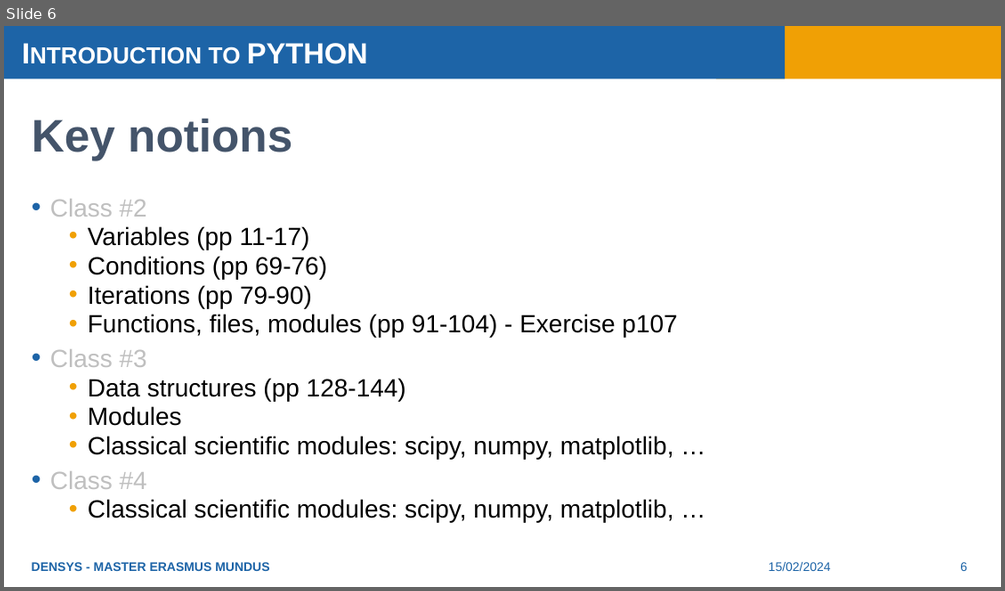
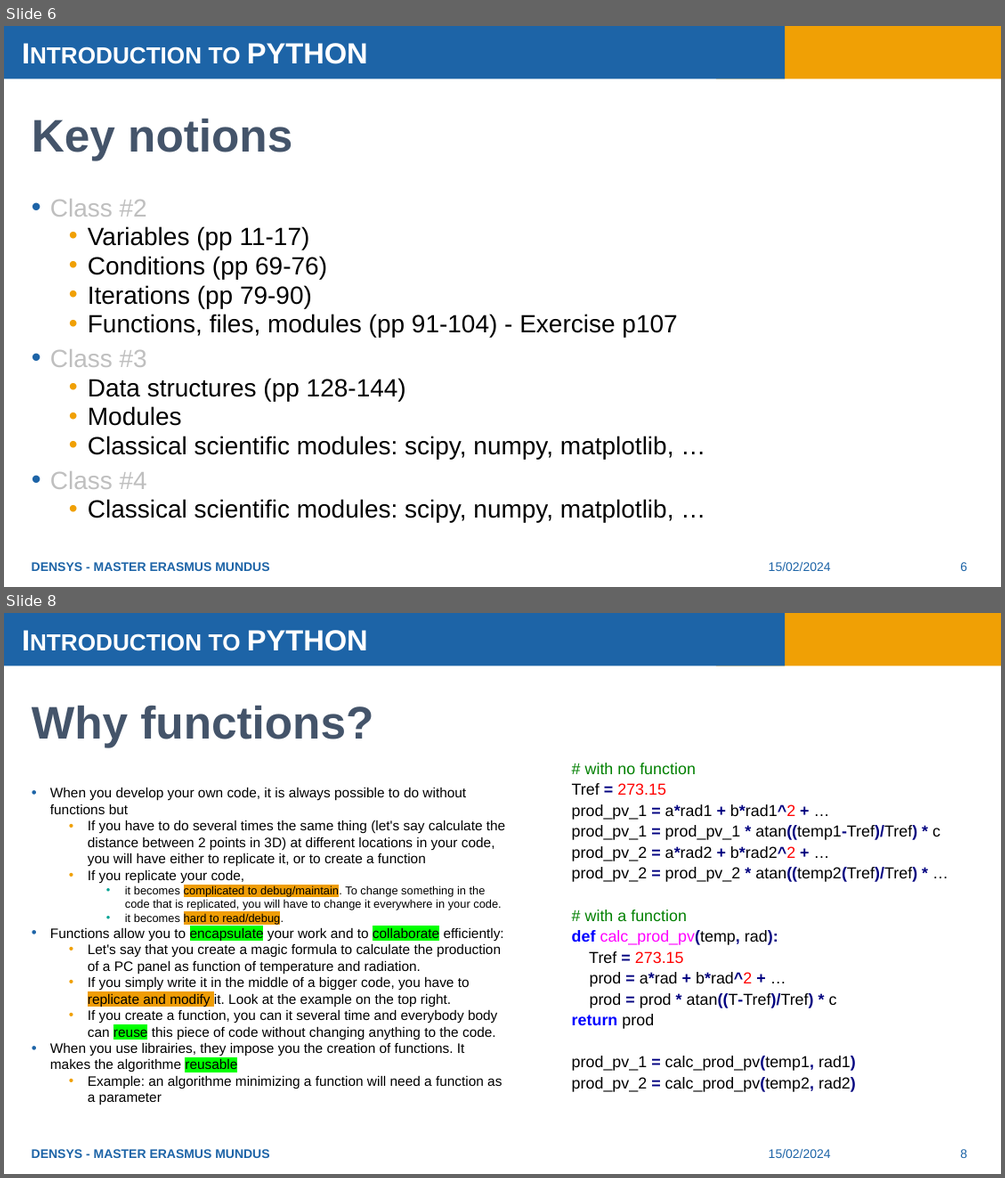
Before and after one commit to hdemaie/intro_python, a slide deck: Introduction to Python.pptx. Shown one above the other, each under a label of ours: slide 6 before the commit, slides 6 and 8 after it; the slides between them are not shown. The pictures are 1005x591 and 1005x1178 pixels, drawn with LibreOffice and Linux fonts; fonts in the diff are those of the drawing. Boxes give left, top, right and bottom in pixels: in the first picture for what was removed or moved away, otherwise in the second. Text is boxed around its words. In the diff, an @@ line names an element or a change of style, - is before the commit and + after.

```diff
--- a/Introduction to Python.pptx
+++ b/Introduction to Python.pptx
@@ slide 8 added at bbox=[4, 613, 1001, 1174], background #FFFFFF; not listed: 3 template elements that a slide beside it also shows @@
@@ title added at bbox=[32, 706, 373, 747], 44 pt, text #44546A, bold @@
+Why functions?
@@ text added at bbox=[572, 763, 940, 1092], 15.3 pt, text #000000 @@
+# with no function
+Tref = 273.15
+prod_pv_1 = a*rad1 + b*rad1^2 + …
+prod_pv_1 = prod_pv_1 * atan((temp1-Tref)/Tref) * c
+prod_pv_2 = a*rad2 + b*rad2^2 + …
+prod_pv_2 = prod_pv_2 * atan((temp2(Tref)/Tref) * …
+# with a function
+def calc_prod_pv(temp, rad):
+Tref = 273.15
+prod = a*rad + b*rad^2 + …
+prod = prod * atan((T-Tref)/Tref) * c
+return prod
+prod_pv_1 = calc_prod_pv(temp1, rad1)
+prod_pv_2 = calc_prod_pv(temp2, rad2)
@@ text added at bbox=[50, 787, 505, 1105], 13.2 pt, text #000000 @@
+• When you develop your own code, it is always possible to do without functions but
+  • If you have to do several times the same thing (let's say calculate the distance between 2 points in 3D) at different locations in your code, you will have either to replicate it, or to create a function
+  • If you replicate your code,
+    • it becomes complicated to debug/maintain. To change something in the code that is replicated, you will have to change it everywhere in your code.
+    • it becomes hard to read/debug.
+• Functions allow you to encapsulate your work and to collaborate efficiently:
+  • Let's say that you create a magic formula to calculate the production of a PC panel as function of temperature and radiation.
+  • If you simply write it in the middle of a bigger code, you have to replicate and modify it. Look at the example on the top right.
+  • If you create a function, you can it several time and everybody body can reuse this piece of code without changing anything to the code.
+• When you use librairies, they impose you the creation of functions. It makes the algorithme reusable
+  • Example: an algorithme minimizing a function will need a function as a parameter
@@ text added at bbox=[32, 1149, 269, 1158], 12 pt, text #1D64A7, bold @@
+DENSYS - MASTER ERASMUS MUNDUS
@@ text added at bbox=[769, 1149, 831, 1158], 12 pt, text #1D64A7 @@
+15/02/2024
@@ page number added at bbox=[960, 1149, 967, 1158], 12 pt, text #1D64A7 @@
+8
```
Also in this commit, not shown: 2 slides changed.
